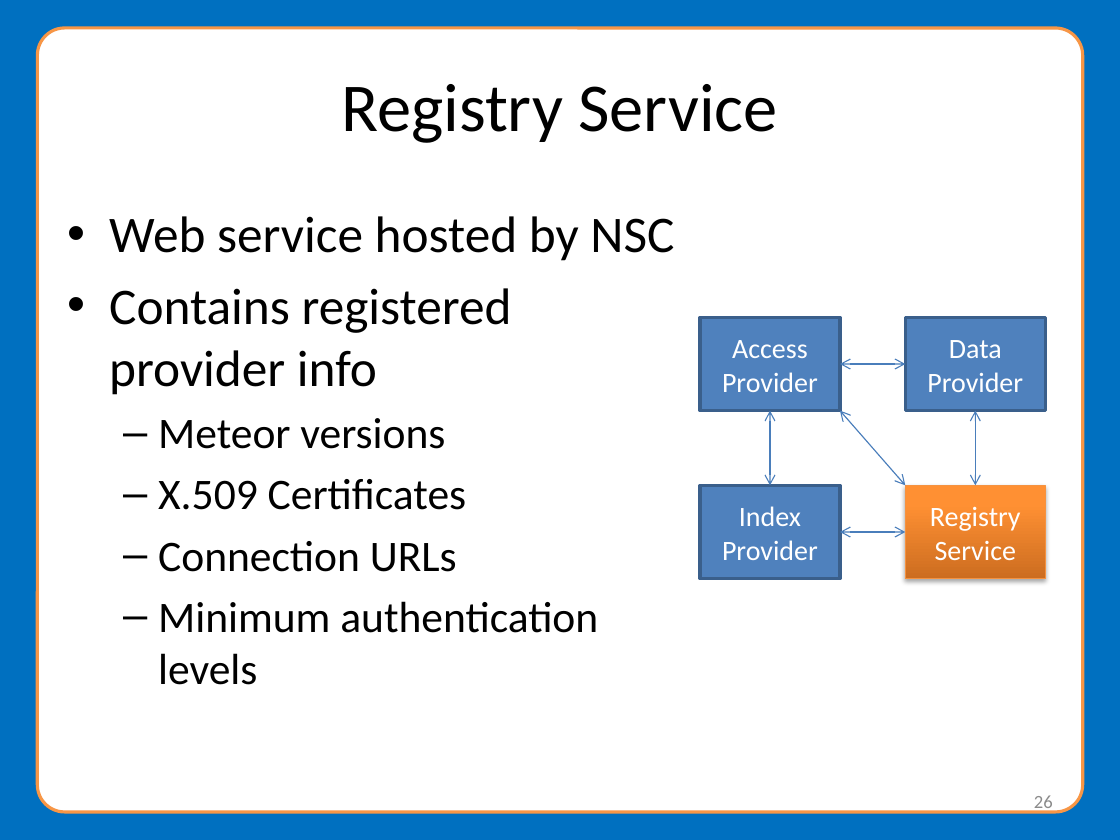
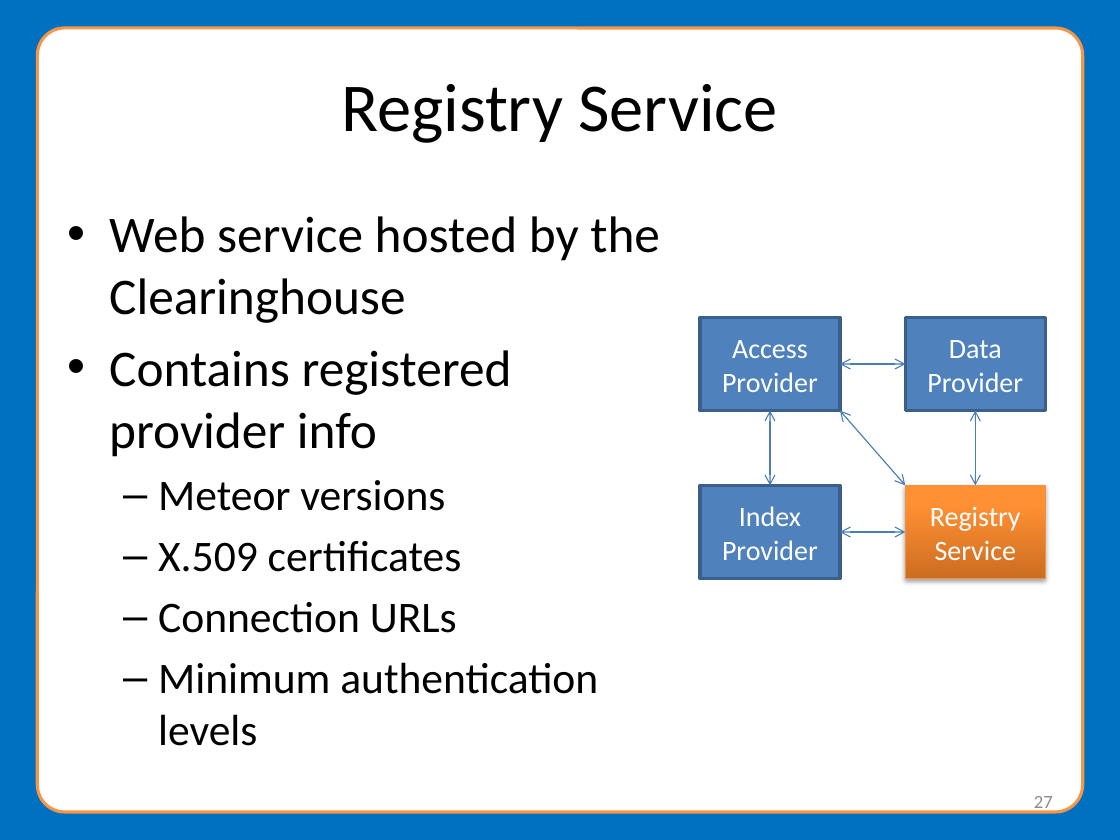
Before and after one commit to NationalStudentClearinghouse/Meteor4, a slide deck: slide 27 of docs/webinar/MeteorWebinarPresentation.pptx (slide 26 before the commit). Drawn at 1120x840 pixels with LibreOffice and Linux fonts; fonts in the diff are those of the drawing; background and template pictures are left out. Boxes give left, top, right and bottom in pixels: in the first picture for what was removed or moved away, otherwise in the second. Text is boxed around its words. In the diff, an @@ line names an element or a change of style, - is before the commit and + after.

```diff
--- a/docs/webinar/MeteorWebinarPresentation.pptx
+++ b/docs/webinar/MeteorWebinarPresentation.pptx
@@ text at box(109, 216, 660, 323): text changed @@
-• Web service hosted by NSC
+• Web service hosted by the Clearinghouse
@@ text at box(158, 541, 462, 572): text changed @@
-  – X.509 Certificates
+  – X.509 certificates
@@ page number at box(1034, 796, 1053, 814): text changed @@
-26
+27
```
Also in this commit, not shown: 18 other slides changed, 1 slide added.
